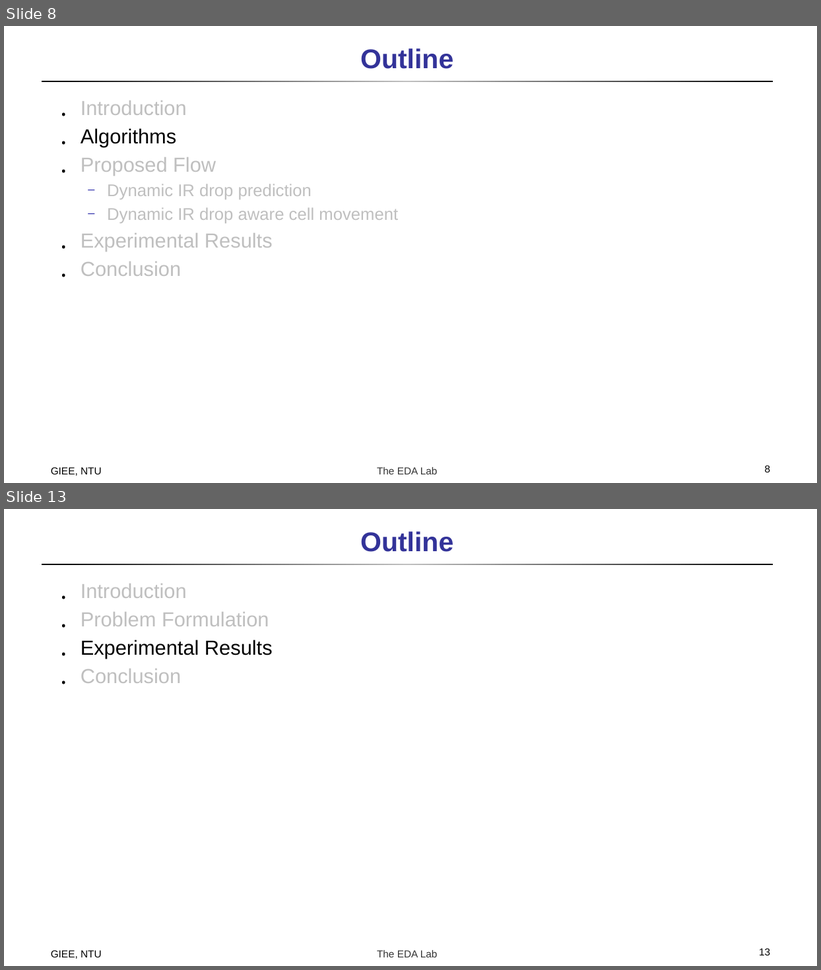
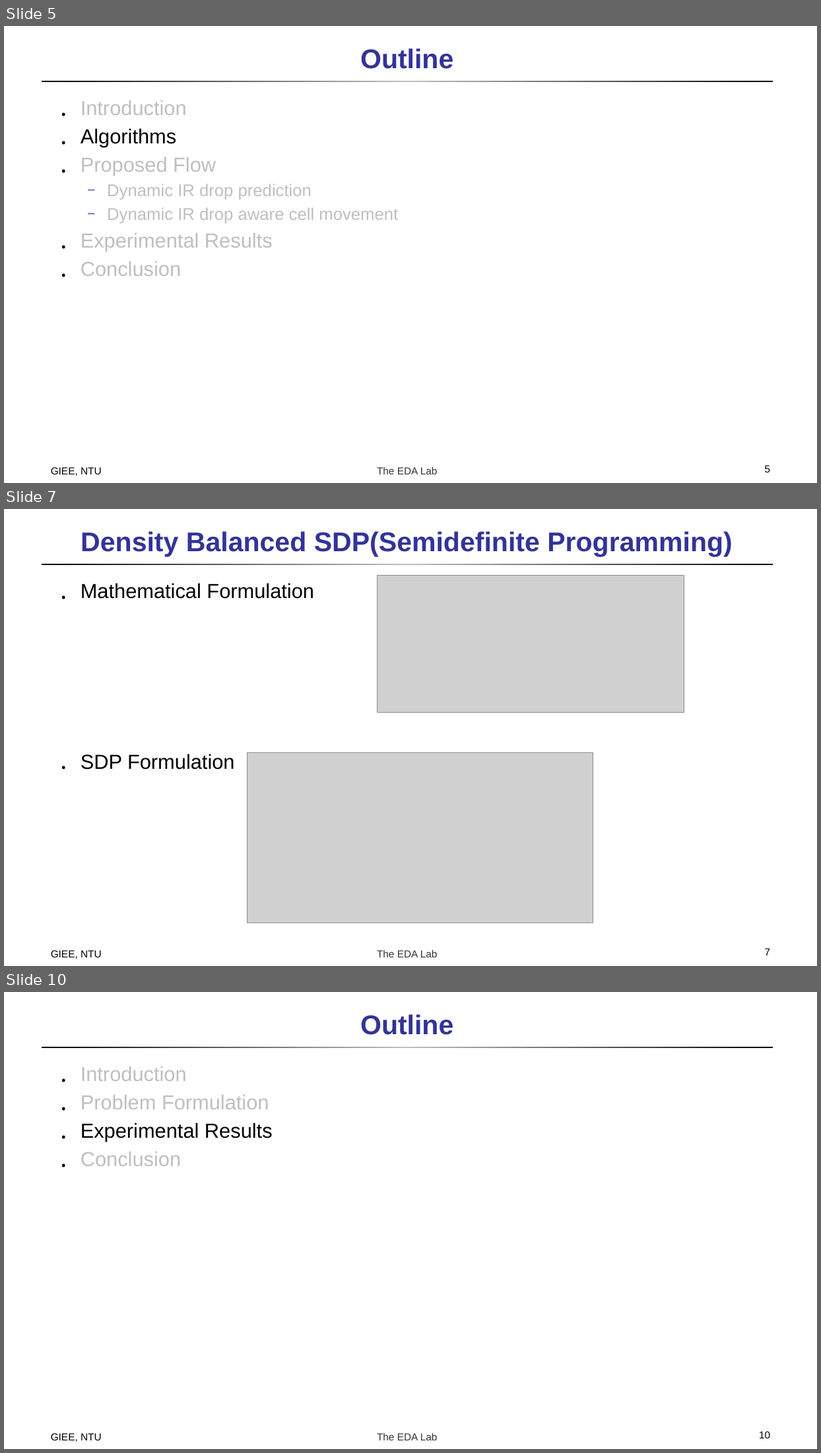
Before and after one commit to doctry/paper, a slide deck: Double Patterning/A High-Performance Triple Patterning Layout Decomposer.pptx. Shown one above the other, each under a label of ours: slides 8 and 13 before the commit, slides 5, 7 and 10 after it; the slides between them are not shown. The pictures are 821x970 and 821x1453 pixels, drawn with LibreOffice and Linux fonts; fonts in the diff are those of the drawing; grey boxes stand for pictures. Boxes give left, top, right and bottom in pixels: in the first picture for what was removed or moved away, otherwise in the second. Text is boxed around its words. In the diff, an @@ line names an element or a change of style, - is before the commit and + after.

```diff
--- a/Double Patterning/A High-Performance Triple Patterning Layout Decomposer.pptx
+++ b/Double Patterning/A High-Performance Triple Patterning Layout Decomposer.pptx
@@ slide 7 added at bbox=[4, 509, 817, 966], background #FFFFFF; not listed: 2 template elements that a slide beside it also shows @@
@@ title added at bbox=[81, 531, 733, 557], 32 pt, text #333399, bold @@
+Density Balanced SDP(Semidefinite Programming)
@@ text added at bbox=[81, 583, 314, 770], 24 pt, text #000000 @@
+․ Mathematical Formulation
+․ SDP Formulation
@@ picture added at bbox=[378, 575, 684, 713] @@
@@ picture added at bbox=[248, 753, 593, 923] @@
@@ text added at bbox=[51, 951, 102, 959], 12 pt, text #000000 @@
+GIEE, NTU
@@ page number added at bbox=[765, 949, 771, 956], 12 pt, text #000000 @@
+7
@@ what was slide 8 is now slide 5 @@
@@ page number at bbox=[765, 466, 771, 473]: text changed @@
-8
+5
@@ what was slide 13 is now slide 10 @@
@@ page number at bbox=[759, 1432, 770, 1439]: text changed @@
-13
+10
```
Also in this commit, not shown: 5 slides changed, 2 other slides added, 4 slides removed, 1 other file.
